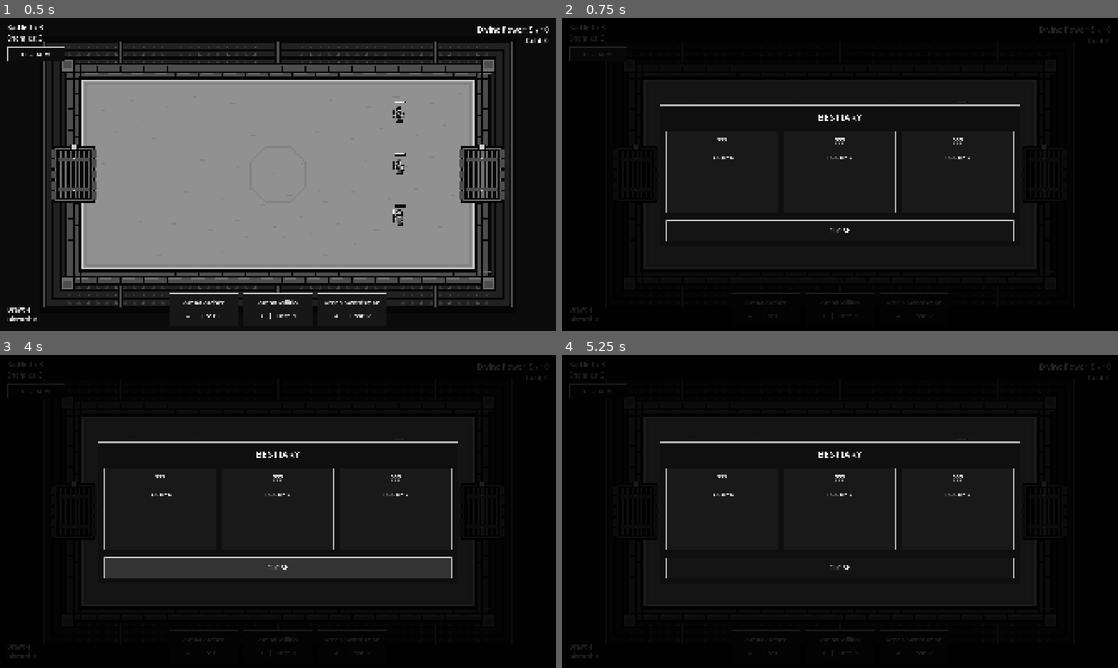
Above: before the commit, frames 1-4 (two rows, left to right).
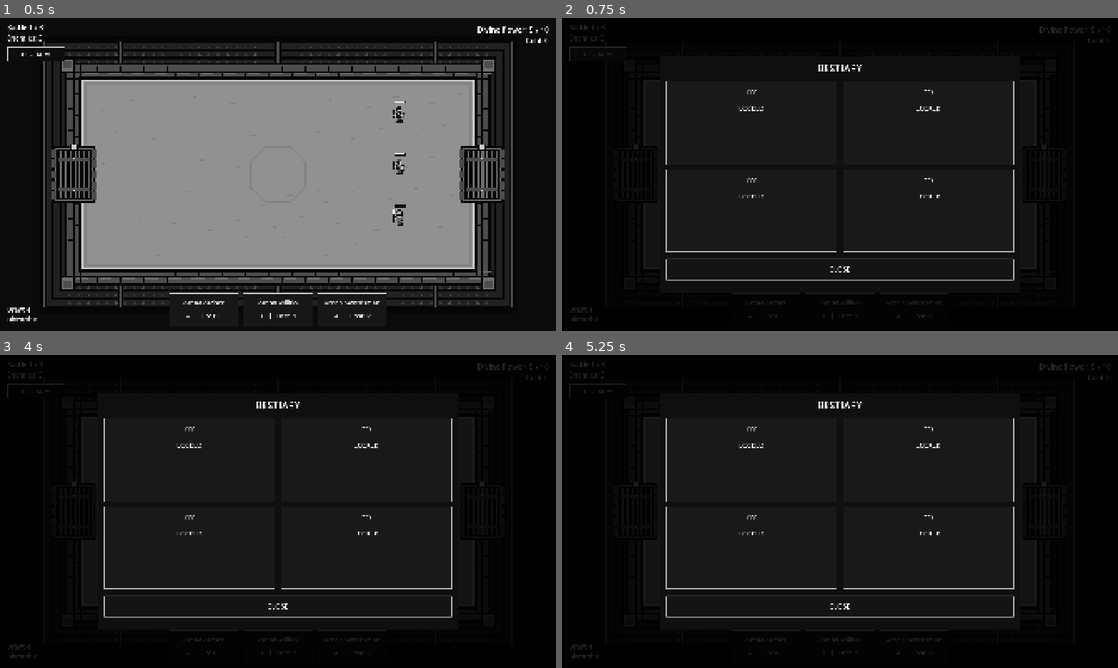
Above: after the commit, the same moments.

Repository: JoshuaLi-hua/divine-coliseum
Game: Godot game, scene res://scenes/main/main.tscn
Two runs of this game, one before a commit and one after it. Both use one fixed random seed, a clock stepped at 60 frames per second and the inputs below.
Inputs (mouse positions are in pixels of both pictures, inside the frame that each line leads up to):
- Up to frame 1 (0.5 s): no input
- Up to frame 2 (0.75 s): click "BESTIARY" at 0.5 s
- Up to frame 3 (4 s): click "BESTIARY" at 1.25 s; click "BESTIARY" at 2 s; move the mouse to (400, 495) at 2.77 s; click (400, 495) at 2.92 s; drag from (166, 527) to (250, 574) at 3.52 s
- Up to frame 4 (5.25 s): move the mouse to (895, 442) at 4.27 s; click (895, 442) at 4.42 s; drag from (812, 574) to (673, 464) at 5.02 s

Frame 1 is identical in both runs. In frame 2, 2.0% of the frame differs, in the area x 17-83%, y 14-84%; in frame 3, 6.0%; in frame 4, 1.8%.

Commit message:
Divine Coliseum - Step 24 Bonecaller Progression and Player Card

Diff:
--- /dev/null
+++ b/scenes/cards/bonecaller.tres
@@ -0,0 +1,12 @@
+[gd_resource type="Resource" script_class="CardData" load_steps=4 format=3]
+[ext_resource type="Script" path="res://scenes/cards/card_data.gd" id="1"]
+[ext_resource type="PackedScene" path="res://scenes/units/bonecaller.tscn" id="2"]
+[ext_resource type="Resource" path="res://scenes/monsters/bonecaller.tres" id="3"]
+[resource]
+script = ExtResource("1")
+monster = ExtResource("3")
+display_name = "Bonecaller"
+divine_power_cost = 4
+unit_scene = ExtResource("2")
+health_by_level = Array[int]([95, 120, 150])
+damage_by_level = Array[int]([6, 8, 10])
--- a/scenes/cards/card_catalog.gd
+++ b/scenes/cards/card_catalog.gd
@@ -8,14 +8,16 @@
 const ORC: CardData = preload("res://scenes/cards/wasteland_orc.tres")
 const TROLL: CardData = preload("res://scenes/cards/cave_troll.tres")
 const SPIDER: CardData = preload("res://scenes/cards/abyssal_giant_spider.tres")
+const BONECALLER: CardData = preload("res://scenes/cards/bonecaller.tres")
 const MONSTER_CARDS: Dictionary = {
 	&"wasteland_orc": ORC,
 	&"cave_troll": TROLL,
 	&"abyssal_giant_spider": SPIDER,
+	&"bonecaller": BONECALLER,
 }
 const SHOP_PRICES: Dictionary = {
 	SWORDSMAN: 60, GUARD: 90, ARCHER: 80, HEALER: 85,
-	ORC: 70, TROLL: 140, SPIDER: 65,
+	ORC: 70, TROLL: 140, SPIDER: 65, BONECALLER: 110,
 }
 
 static func eligible_cards(unlocked_ids: Array[StringName]) -> Array[CardData]:
--- /dev/null
+++ b/scenes/monsters/bonecaller.tres
@@ -0,0 +1,7 @@
+[gd_resource type="Resource" script_class="MonsterData" load_steps=2 format=3]
+[ext_resource type="Script" path="res://scenes/monsters/monster_data.gd" id="1"]
+[resource]
+script = ExtResource("1")
+id = &"bonecaller"
+display_name = "Bonecaller"
+role = "Ranged Summoner"
--- a/scenes/ui/bestiary_overlay.gd
+++ b/scenes/ui/bestiary_overlay.gd
@@ -19,8 +19,8 @@
 	panel.set_anchors_and_offsets_preset(Control.PRESET_CENTER)
 	panel.offset_left = -620
 	panel.offset_right = 620
-	panel.offset_top = -240
-	panel.offset_bottom = 240
+	panel.offset_top = -410
+	panel.offset_bottom = 410
 	panel.add_theme_stylebox_override("panel", _style(Color(0.06, 0.06, 0.06)))
 	var column := VBoxContainer.new()
 	column.add_theme_constant_override("separation", 24)
@@ -30,14 +30,16 @@
 	title.horizontal_alignment = HORIZONTAL_ALIGNMENT_CENTER
 	title.add_theme_font_size_override("font_size", 34)
 	column.add_child(title)
-	var row := HBoxContainer.new()
-	row.add_theme_constant_override("separation", 18)
-	column.add_child(row)
+	var grid := GridContainer.new()
+	grid.columns = 2
+	grid.add_theme_constant_override("h_separation", 18)
+	grid.add_theme_constant_override("v_separation", 18)
+	column.add_child(grid)
 	for id: StringName in CardCatalog.MONSTER_CARDS:
 		var entry_panel := PanelContainer.new()
 		entry_panel.size_flags_horizontal = Control.SIZE_EXPAND_FILL
 		entry_panel.add_theme_stylebox_override("panel", _style(Color(0.1, 0.1, 0.1)))
-		row.add_child(entry_panel)
+		grid.add_child(entry_panel)
 		var entry := VBoxContainer.new()
 		entry.set_meta("monster_id", id)
 		entry.custom_minimum_size = Vector2(340, 250)
--- a/scenes/units/bonecaller.tscn
+++ b/scenes/units/bonecaller.tscn
@@ -1,11 +1,13 @@
-[gd_scene load_steps=5 format=3]
+[gd_scene load_steps=6 format=3]
 
 [ext_resource type="PackedScene" path="res://scenes/units/unit.tscn" id="1_unit"]
 [ext_resource type="PackedScene" path="res://scenes/projectiles/projectile.tscn" id="2_projectile"]
 [ext_resource type="Script" path="res://scenes/units/combat_summoner.gd" id="3_summoner"]
 [ext_resource type="PackedScene" path="res://scenes/units/bone_minion.tscn" id="4_minion"]
+[ext_resource type="Resource" path="res://scenes/monsters/bonecaller.tres" id="5_monster"]
 
 [node name="Bonecaller" instance=ExtResource("1_unit")]
+monster = ExtResource("5_monster")
 team = 1
 unit_name = "Bonecaller"
 max_health = 95
